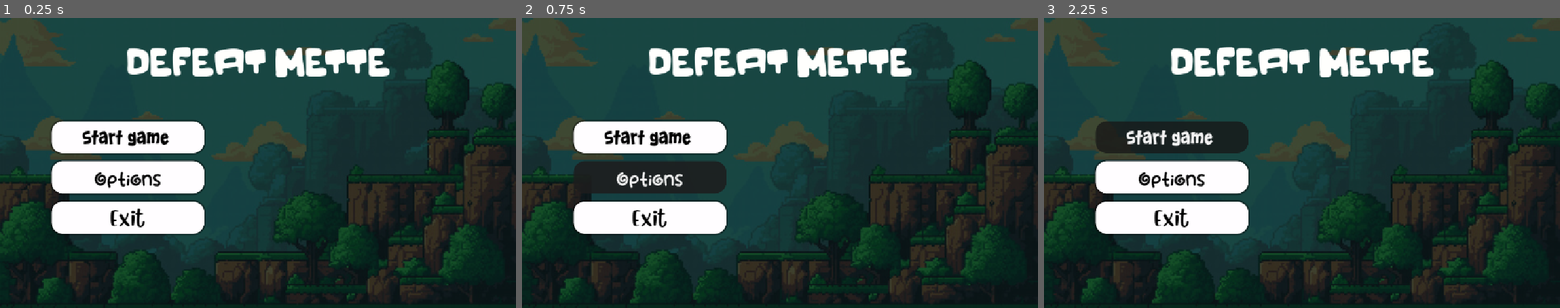
Above: before the commit, frames 1-3 (left to right).
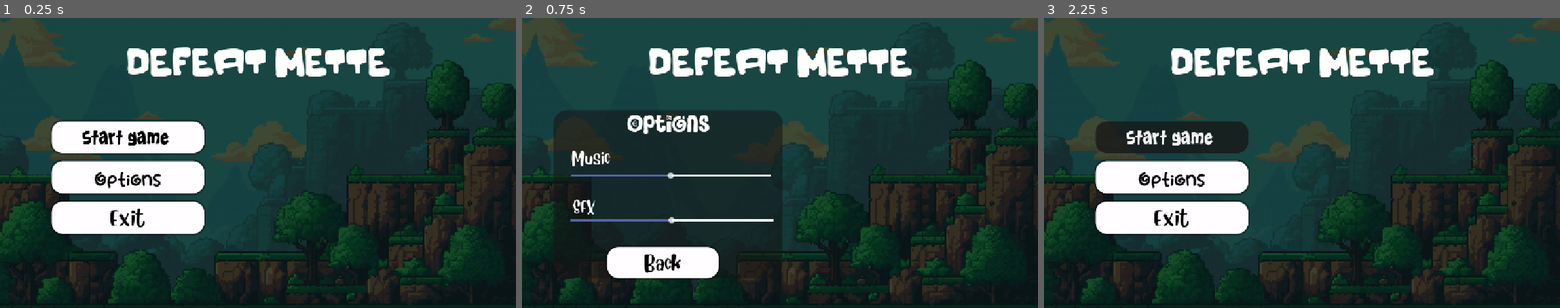
Above: after the commit, the same moments.

Repository: luellablucalpa-web/MiniEksamensprojekt-
Game: Godot game, scene res://Scenes/main_menu.tscn
The game is run twice, just before and just after one commit, with the same random seed, the same clock (stepped at 60 frames per second) and the same inputs.
Inputs (mouse positions are in pixels of both pictures, inside the frame that each line leads up to):
- Up to frame 1 (0.25 s): no input
- Up to frame 2 (0.75 s): click "Options" at 0.5 s
- Up to frame 3 (2.25 s): click (1183, 261) at 1.25 s, where only the run after the commit has a clickable "Back"; click "Start game" at 2 s

The runs differ from the first frame. In frame 1, 0.9% of the frame differs, in the area x 16-89%, y 10-74%; in frame 2, 16%, in the area x 6-89%, y 10-90%; in frame 3, 0.8%.

Commit message:
Menu done
is ready to connect to main game now

Diff:
--- a/mini-eksamensprojekt/Scenes/main_menu.tscn
+++ b/mini-eksamensprojekt/Scenes/main_menu.tscn
@@ -1,10 +1,15 @@
 [gd_scene format=3 uid="uid://clfsvvivpn376"]
 
 [ext_resource type="Texture2D" uid="uid://b478rgq0qat5r" path="res://Backgorund placeholder.jpg" id="1_n45e2"]
-[ext_resource type="FontFile" uid="uid://6a88w660wkmp" path="res://The Duke of Prunes.ttf" id="2_opfnp"]
-[ext_resource type="FontFile" uid="uid://b8plwnnlecdob" path="res://Scenes/Batolah.otf" id="3_cp0ys"]
-[ext_resource type="FontFile" uid="uid://eo4g7oqa5rsq" path="res://Lolicandy.otf" id="4_yhxw7"]
-[ext_resource type="FontFile" uid="uid://d36gylhvvevp3" path="res://Blueberry Personal Use Only.ttf" id="5_trj04"]
+[ext_resource type="Script" uid="uid://c8qpxgt21cxb" path="res://Scripts/main_menu.gd" id="1_opfnp"]
+[ext_resource type="FontFile" uid="uid://6a88w660wkmp" path="res://Fonts/The Duke of Prunes.ttf" id="2_opfnp"]
+[ext_resource type="FontFile" uid="uid://b8plwnnlecdob" path="res://Fonts/Batolah.otf" id="3_cp0ys"]
+[ext_resource type="FontFile" uid="uid://eo4g7oqa5rsq" path="res://Fonts/Lolicandy.otf" id="4_yhxw7"]
+[ext_resource type="FontFile" uid="uid://d36gylhvvevp3" path="res://Fonts/Blueberry Personal Use Only.ttf" id="5_trj04"]
+[ext_resource type="FontFile" uid="uid://bjnasytw608yg" path="res://Fonts/Bing Boss.otf" id="7_cp0ys"]
+[ext_resource type="AudioStream" uid="uid://chyt133ai1keq" path="res://Audio/viacheslavstarostin-game-gaming-video-game-music-471936.mp3" id="8_yhxw7"]
+[ext_resource type="Script" uid="uid://b6x20ama8x716" path="res://Scripts/audio_control.gd" id="9_trj04"]
+[ext_resource type="Script" uid="uid://b5njmanow4kqg" path="res://Scripts/sfx_control.gd" id="10_16hvj"]
 
 [sub_resource type="StyleBoxTexture" id="StyleBoxTexture_len14"]
 texture = ExtResource("1_n45e2")
@@ -56,6 +61,25 @@
 corner_radius_top_right = 25
 corner_radius_bottom_right = 25
 corner_radius_bottom_left = 25
+
+[sub_resource type="StyleBoxFlat" id="StyleBoxFlat_16hvj"]
+bg_color = Color(0.08, 0.08, 0.08, 0.54509807)
+corner_radius_top_left = 30
+corner_radius_top_right = 30
+corner_radius_bottom_right = 30
+corner_radius_bottom_left = 30
+
+[sub_resource type="StyleBoxLine" id="StyleBoxLine_ok5a4"]
+color = Color(1, 1, 1, 1)
+thickness = 6
+
+[sub_resource type="StyleBoxLine" id="StyleBoxLine_6a1xx"]
+color = Color(0.33919996, 0.39434662, 0.64, 1)
+thickness = 6
+
+[sub_resource type="StyleBoxLine" id="StyleBoxLine_len14"]
+color = Color(1, 1, 1, 1)
+thickness = 6
 
 [node name="Control" type="Control" unique_id=1247745113]
 layout_mode = 3
@@ -64,8 +88,10 @@
 anchor_bottom = 1.0
 grow_horizontal = 2
 grow_vertical = 2
-
-[node name="Panel" type="Panel" parent="." unique_id=1638291661]
+script = ExtResource("1_opfnp")
+
+[node name="Background" type="Panel" parent="." unique_id=1638291661]
+texture_filter = 1
 layout_mode = 1
 anchors_preset = 15
 anchor_right = 1.0
@@ -74,7 +100,8 @@
 grow_vertical = 2
 theme_override_styles/panel = SubResource("StyleBoxTexture_len14")
 
-[node name="Label" type="Label" parent="." unique_id=1700927483]
+[node name="Title" type="Label" parent="." unique_id=1700927483]
+texture_filter = 1
 layout_mode = 1
 anchors_preset = -1
 anchor_left = 0.5
@@ -93,7 +120,13 @@
 theme_override_font_sizes/font_size = 50
 text = "DEFEAT METTE"
 
-[node name="VBoxContainer" type="VBoxContainer" parent="." unique_id=1154744650]
+[node name="AudioStreamPlayer" type="AudioStreamPlayer" parent="." unique_id=147377119]
+stream = ExtResource("8_yhxw7")
+volume_db = 1.0
+autoplay = true
+bus = &"Music"
+
+[node name="Menu buttons" type="VBoxContainer" parent="." unique_id=1154744650]
 layout_mode = 1
 anchors_preset = 8
 anchor_left = 0.5
@@ -108,7 +141,8 @@
 grow_vertical = 2
 theme_override_constants/separation = 18
 
-[node name="Button" type="Button" parent="VBoxContainer" unique_id=1566235880]
+[node name="Start game" type="Button" parent="Menu buttons" unique_id=1566235880]
+texture_filter = 1
 layout_mode = 2
 size_flags_vertical = 3
 theme_override_colors/font_color = Color(0, 0, 0, 1)
@@ -120,7 +154,8 @@
 theme_override_styles/hover = SubResource("StyleBoxFlat_yhxw7")
 text = "Start game "
 
-[node name="Button2" type="Button" parent="VBoxContainer" unique_id=52231595]
+[node name="Options" type="Button" parent="Menu buttons" unique_id=52231595]
+texture_filter = 1
 layout_mode = 2
 size_flags_vertical = 3
 theme_override_colors/font_color = Color(0, 0, 0, 1)
@@ -133,7 +168,8 @@
 text = "Options
 "
 
-[node name="Button3" type="Button" parent="VBoxContainer" unique_id=1240351831]
+[node name="Exit" type="Button" parent="Menu buttons" unique_id=1240351831]
+texture_filter = 1
 layout_mode = 2
 size_flags_vertical = 3
 theme_override_colors/font_color = Color(0, 0, 0, 1)
@@ -145,3 +181,136 @@
 theme_override_styles/hover = SubResource("StyleBoxFlat_t1dhk")
 text = "Exit
 "
+
+[node name="Settings" type="Panel" parent="." unique_id=25322409]
+layout_mode = 1
+anchors_preset = 8
+anchor_left = 0.5
+anchor_top = 0.5
+anchor_right = 0.5
+anchor_bottom = 0.5
+offset_left = -506.0
+offset_top = -118.0
+offset_right = 6.0
+offset_bottom = 257.0
+grow_horizontal = 2
+grow_vertical = 2
+theme_override_styles/panel = SubResource("StyleBoxFlat_16hvj")
+
+[node name="Optionstitel" type="Label" parent="Settings" unique_id=1065375386]
+texture_filter = 1
+layout_mode = 1
+anchors_preset = 5
+anchor_left = 0.5
+anchor_right = 0.5
+offset_left = -254.0
+offset_right = 254.0
+offset_bottom = 79.0
+grow_horizontal = 2
+theme_override_fonts/font = ExtResource("7_cp0ys")
+theme_override_font_sizes/font_size = 50
+text = "Options"
+horizontal_alignment = 1
+
+[node name="Back" type="Button" parent="Settings" unique_id=768287502]
+texture_filter = 1
+layout_mode = 1
+anchors_preset = 7
+anchor_left = 0.5
+anchor_top = 1.0
+anchor_right = 0.5
+anchor_bottom = 1.0
+offset_left = -136.0
+offset_top = -69.0
+offset_right = 113.0
+grow_horizontal = 2
+grow_vertical = 0
+size_flags_vertical = 3
+theme_override_colors/font_color = Color(0, 0, 0, 1)
+theme_override_constants/h_separation = 7
+theme_override_fonts/font = ExtResource("5_trj04")
+theme_override_font_sizes/font_size = 35
+theme_override_styles/normal = SubResource("StyleBoxFlat_len14")
+theme_override_styles/pressed = SubResource("StyleBoxFlat_cp0ys")
+theme_override_styles/hover = SubResource("StyleBoxFlat_t1dhk")
+text = "Back
+"
+
+[node name="Music" type="Label" parent="Settings" unique_id=1953131749]
+texture_filter = 1
+layout_mode = 1
+anchors_preset = -1
+anchor_left = 0.16800001
+anchor_top = 0.28500003
+anchor_right = 0.16800001
+anchor_bottom = 0.28500003
+offset_left = -46.016006
+offset_top = -17.875008
+offset_right = 45.983994
+offset_bottom = 18.124992
+theme_override_fonts/font = ExtResource("5_trj04")
+theme_override_font_sizes/font_size = 30
+text = "Music"
+
+[node name="MusicControl" type="HSlider" parent="Settings" unique_id=1538679739]
+layout_mode = 1
+anchors_preset = -1
+anchor_left = 0.5
+anchor_top = 0.41300002
+anchor_right = 0.5
+anchor_bottom = 0.41300002
+offset_left = -216.0
+offset_top = -34.875
+offset_right = 228.0
+offset_bottom = 18.125
+grow_horizontal = 2
+grow_vertical = 2
+theme_override_styles/slider = SubResource("StyleBoxLine_ok5a4")
+theme_override_styles/grabber_area = SubResource("StyleBoxLine_6a1xx")
+theme_override_styles/grabber_area_highlight = SubResource("StyleBoxLine_6a1xx")
+max_value = 1.0
+step = 0.05
+value = 0.5
+script = ExtResource("9_trj04")
+audio_bus_name = "Music"
+
+[node name="SFXControl" type="HSlider" parent="Settings" unique_id=542117792]
+layout_mode = 1
+anchors_preset = 10
+anchor_right = 1.0
+offset_left = 38.0
+offset_top = 215.0
+offset_right = -21.0
+offset_bottom = 277.0
+grow_horizontal = 2
+theme_override_styles/slider = SubResource("StyleBoxLine_len14")
+theme_override_styles/grabber_area = SubResource("StyleBoxLine_6a1xx")
+theme_override_styles/grabber_area_highlight = SubResource("StyleBoxLine_6a1xx")
+max_value = 1.0
+step = 0.05
+value = 0.5
+script = ExtResource("10_16hvj")
+audio_bus_name = "SFX"
+
+[node name="Label" type="Label" parent="Settings" unique_id=218149107]
+texture_filter = 1
+layout_mode = 1
+anchors_preset = -1
+anchor_left = 0.136
+anchor_top = 0.573
+anchor_right = 0.136
+anchor_bottom = 0.573
+offset_left = -25.632004
+offset_top = -17.875
+offset_right = 25.367996
+offset_bottom = 18.125
+theme_override_fonts/font = ExtResource("5_trj04")
+theme_override_font_sizes/font_size = 30
+text = "SFX"
+
+[connection signal="pressed" from="Menu buttons/Start game" to="." method="_on_start_game_pressed"]
+[connection signal="pressed" from="Menu buttons/Options" to="." method="_on_options_pressed"]
+[connection signal="pressed" from="Menu buttons/Exit" to="." method="_on_exit_pressed"]
+[connection signal="pressed" from="Settings/Back" to="." method="_on_back_options_pressed"]
+[connection signal="value_changed" from="Settings/MusicControl" to="Settings/MusicControl" method="_on_value_changed"]
+[connection signal="value_changed" from="Settings/SFXControl" to="Settings/SFXControl" method="_on_value_changed"]
--- /dev/null
+++ b/mini-eksamensprojekt/Scripts/audio_control.gd
@@ -0,0 +1,11 @@
+extends HSlider
+
+@export var audio_bus_name: String
+var audio_bus_id
+
+func _ready():
+	audio_bus_id = AudioServer.get_bus_index(audio_bus_name)
+
+func _on_value_changed(value: float) -> void:
+	var db = linear_to_db(value)
+	AudioServer.set_bus_volume_db(audio_bus_id, db)
--- /dev/null
+++ b/mini-eksamensprojekt/Scripts/main_menu.gd
@@ -0,0 +1,30 @@
+extends Control
+@onready var menu_buttons: VBoxContainer = $"Menu buttons"
+@onready var settings: Panel = $Settings
+
+# Called every frame. 'delta' is the elapsed time since the previous frame.
+func _process(delta: float) -> void:
+	pass
+
+
+# Called when the node enters the scene tree for the first time.
+func _ready() -> void:
+	menu_buttons.visible = true
+	settings.visible = false
+
+
+func _on_start_game_pressed() -> void:
+	pass
+
+
+func _on_options_pressed() -> void:
+	menu_buttons.visible = false
+	settings.visible = true
+
+
+func _on_exit_pressed() -> void:
+	get_tree().quit()
+
+
+func _on_back_options_pressed() -> void:
+	_ready()
--- /dev/null
+++ b/mini-eksamensprojekt/Scripts/sfx_control.gd
@@ -0,0 +1,12 @@
+extends HSlider
+
+@export var audio_bus_name: String
+var audio_bus_id
+
+func _ready():
+	audio_bus_id = AudioServer.get_bus_index(audio_bus_name)
+
+func _on_value_changed(value: float) -> void:
+	var db = linear_to_db(value)
+	AudioServer.set_bus_volume_db(audio_bus_id, db)
+	print("changed value")
--- /dev/null
+++ b/mini-eksamensprojekt/default_bus_layout.tres
@@ -0,0 +1,15 @@
+[gd_resource type="AudioBusLayout" format=3 uid="uid://c0v2a4ns4266j"]
+
+[resource]
+bus/1/name = &"Music"
+bus/1/solo = false
+bus/1/mute = false
+bus/1/bypass_fx = false
+bus/1/volume_db = 0.0
+bus/1/send = &"Master"
+bus/2/name = &"SFX"
+bus/2/solo = false
+bus/2/mute = false
+bus/2/bypass_fx = false
+bus/2/volume_db = 0.0
+bus/2/send = &"Master"
--- a/mini-eksamensprojekt/project.godot
+++ b/mini-eksamensprojekt/project.godot
@@ -15,12 +15,17 @@
 config/features=PackedStringArray("4.7", "Forward Plus")
 config/icon="res://icon.svg"
 
+[audio]
+
+buses/default_bus_layout="uid://c0v2a4ns4266j"
+
 [autoload]
 
 Supabase="*uid://b135l6rlb6egh"
 
 [display]
 
+window/size/mode=3
 window/stretch/mode="canvas_items"
 window/stretch/aspect="expand"
 
Not shown, added: mini-eksamensprojekt/Audio/viacheslavstarostin-game-gaming-video-game-music-471936.mp3.import
Binary file added: mini-eksamensprojekt/Fonts/Batolah.otf
Not shown, added: mini-eksamensprojekt/Fonts/Batolah.otf.import
Binary file added: mini-eksamensprojekt/Fonts/Bing Boss.otf
Not shown, added: mini-eksamensprojekt/Fonts/Bing Boss.otf.import
Binary file added: mini-eksamensprojekt/Fonts/Blueberry Personal Use Only.ttf
Not shown, added: mini-eksamensprojekt/Fonts/Blueberry Personal Use Only.ttf.import
Binary file added: mini-eksamensprojekt/Fonts/Lolicandy.otf
Not shown, added: mini-eksamensprojekt/Fonts/Lolicandy.otf.import
Binary file added: mini-eksamensprojekt/Fonts/The Duke of Prunes.ttf
Not shown, added: mini-eksamensprojekt/Fonts/The Duke of Prunes.ttf.import
Not shown, added: mini-eksamensprojekt/Scripts/audio_control.gd.uid
(and 3 more such lines)
